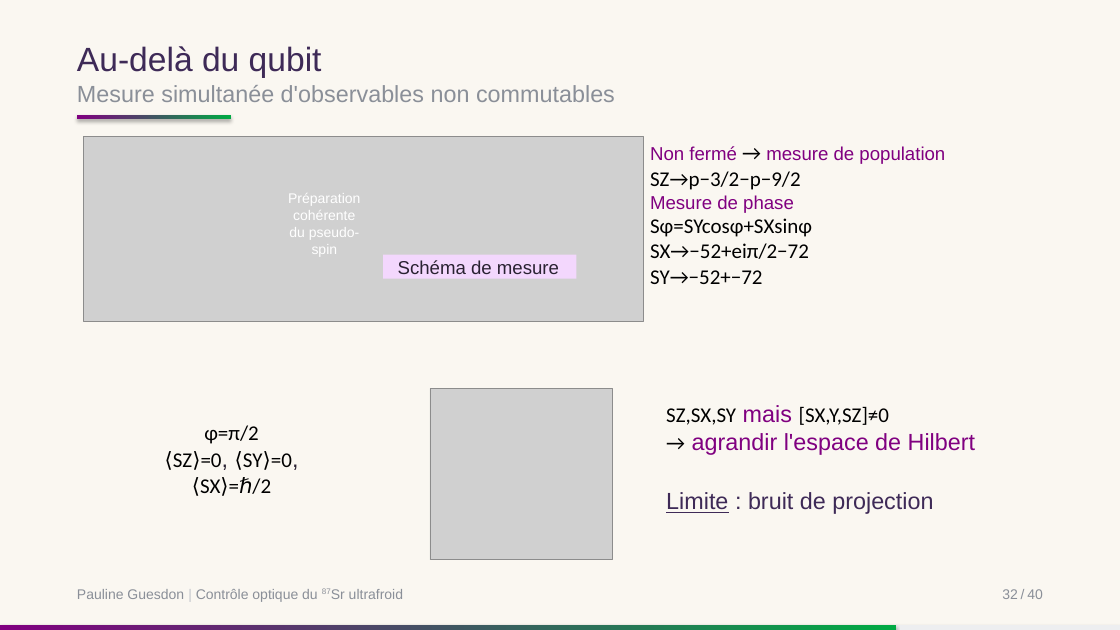
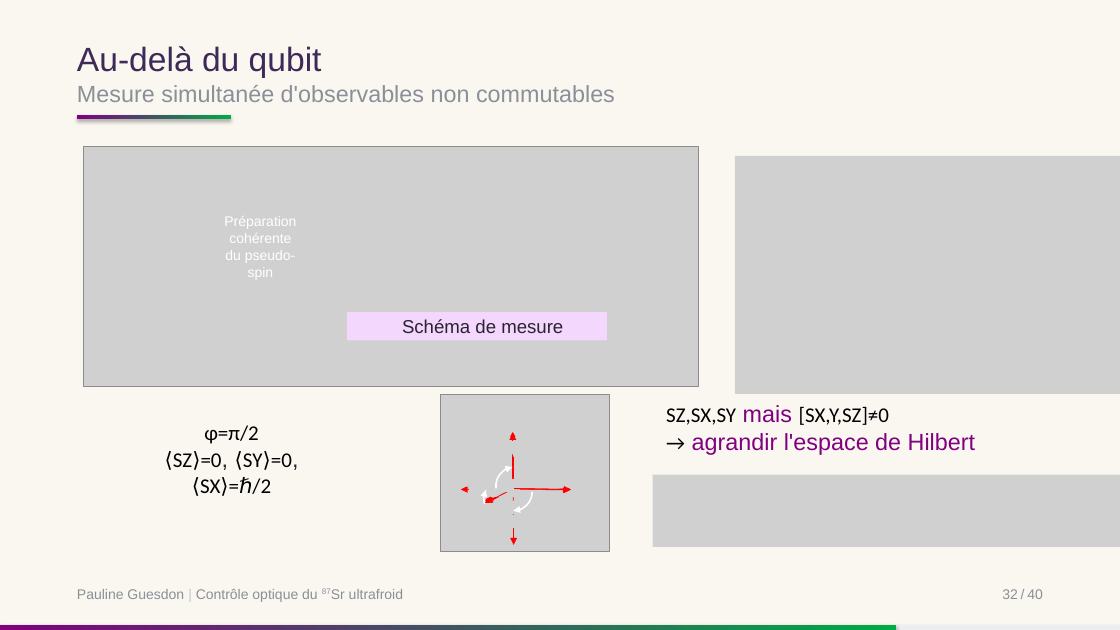
Before and after one commit to PaulineGuesdon/Inchallah-lui-il-marche, a slide deck: slide 37 of Soutenance/soutenance.pptx. Drawn at 1120x630 pixels with LibreOffice and Linux fonts; fonts in the diff are those of the drawing; grey boxes stand for pictures. Boxes give left, top, right and bottom in pixels: in the first picture for what was removed or moved away, otherwise in the second. Text is boxed around its words. In the diff, an @@ line names an element or a change of style, - is before the commit and + after.

```diff
--- a/Soutenance/soutenance.pptx
+++ b/Soutenance/soutenance.pptx
@@ picture: place and size @@
-picture at box(83, 136, 644, 321)
+picture at box(83, 146, 698, 386)
@@ text removed at box(650, 146, 945, 284) @@
-Non fermé → mesure de population
-SZ→p−3/2−p−9/2
-Mesure de phase
-Sφ=SYcosφ+SXsinφ
-SX→−52+eiπ/2−72
-SY→−52+−72
@@ picture added at box(735, 156, 1120, 394) @@
@@ text "Préparation cohérente du pseudo- spin": place and size @@
-text "Préparation cohérente du pseudo- spin" at box(288, 193, 360, 254)
+text "Préparation cohérente du pseudo- spin" at box(224, 216, 296, 277)
@@ rectangle: place and size @@
-rectangle at box(383, 255, 576, 279)
+rectangle at box(347, 312, 607, 340)
@@ text "Schéma de mesure": place and size @@
-text "Schéma de mesure" at box(398, 260, 559, 274)
+text "Schéma de mesure" at box(402, 319, 563, 333)
@@ picture: place and size @@
-picture at box(430, 388, 613, 560)
+picture at box(440, 395, 610, 552)
@@ arc (boxed as its full ellipse) added at box(478, 473, 528, 524), outline #FFFFFF 1.36 pt @@
@@ arc (boxed as its full ellipse) added at box(493, 465, 536, 507), outline #FFFFFF 1.36 pt @@
@@ arc (boxed as its full ellipse) added at box(494, 473, 532, 511), outline #FFFFFF 1.36 pt @@
@@ group added at box(486, 433, 571, 502): 3 arrows, 1 picture @@
@@ group added at box(469, 434, 571, 503): 3 arrows, 3 pictures @@
@@ picture added at box(653, 475, 1120, 547) @@
@@ group added at box(468, 476, 571, 545): 3 arrows, 2 pictures @@
@@ group added at box(456, 432, 547, 514): 3 arrows, 3 pictures @@
@@ group added at box(476, 437, 577, 503): 3 pictures, 2 arrows @@
@@ text removed at box(666, 492, 933, 514) @@
-Limite : bruit de projection
```
Also in this commit, not shown: 29 other slides changed, 1 slide added, 2 slides removed, 6 other files.
